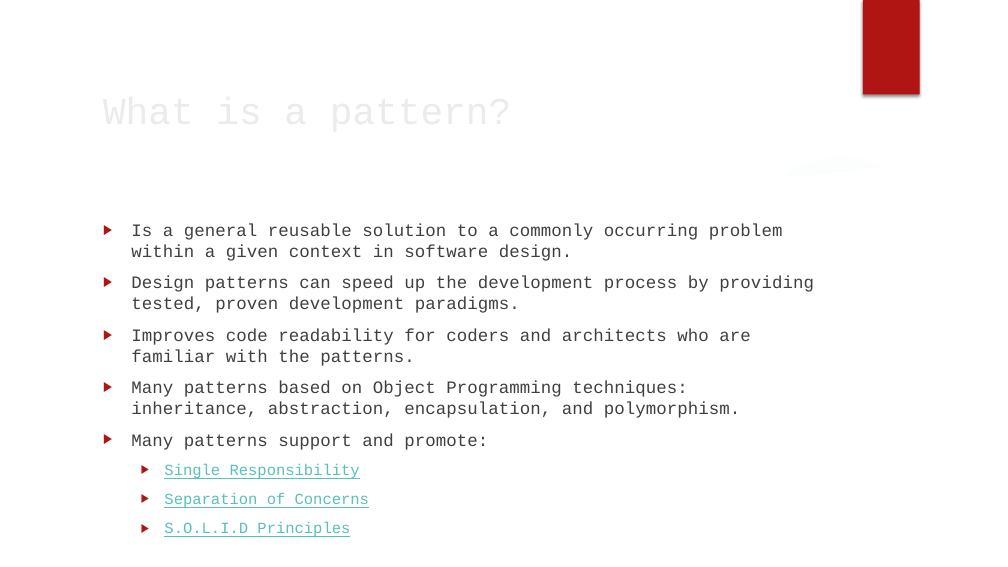
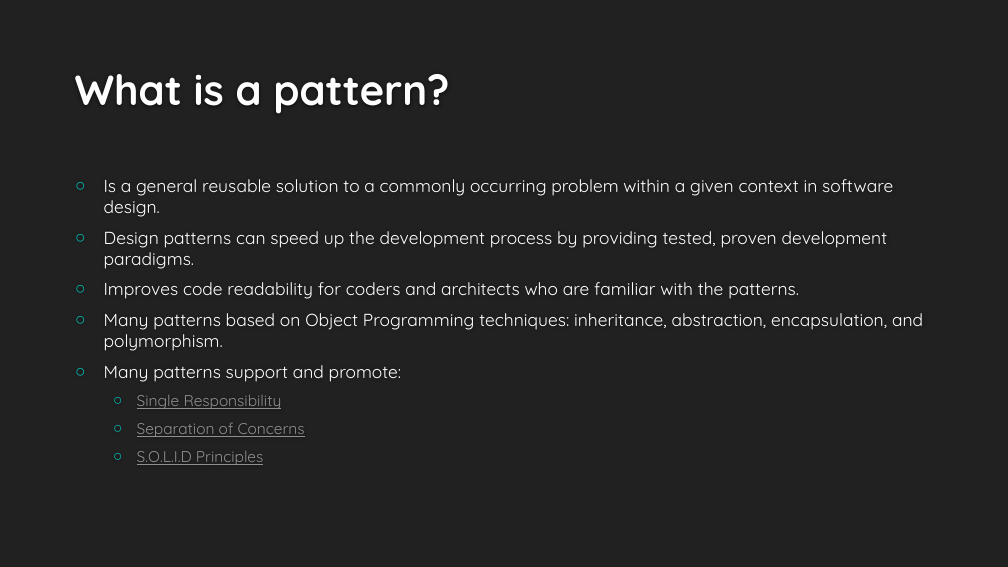
Before and after one commit to buildmotion/better-business-logic-with-typescript, a slide deck: slide 6 of Presentation/Better Business Logic with Typescript.pptx (slide 5 before the commit). Drawn at 1008x567 pixels with LibreOffice and Linux fonts; fonts in the diff are those of the drawing; background and template pictures are left out. Boxes give left, top, right and bottom in pixels: in the first picture for what was removed or moved away, otherwise in the second. Text is boxed around its words. In the diff, an @@ line names an element or a change of style, - is before the commit and + after.

```diff
--- a/Presentation/Better Business Logic with Typescript.pptx
+++ b/Presentation/Better Business Logic with Typescript.pptx
@@ background picture (left out) to #212121 @@
@@ group removed at [0, 0, 1008, 567]: 3 ellipses, 3 freeform shapes @@
@@ rectangle removed at [863, 0, 920, 95] @@
@@ title "What is a pattern?": place and size @@
-title "What is a pattern?" at [131, 224, 173, 236]
+title "What is a pattern?" at [75, 74, 449, 114]
@@ title "What is a pattern?" at [75, 74, 449, 114]: size 36 to 40 pt, font Courier New to Quicksand, text colour #EBEBEB to #FEFEFE, bold on; vertical alignment middle to bottom @@
@@ text "Is a general reusable solution ...": place and size @@
-text "Is a general reusable solution ..." at [131, 224, 813, 537]
+text "Is a general reusable solution ..." at [104, 179, 923, 465]
@@ text "Is a general reusable solution ..." at [104, 179, 923, 465]: font Courier New to Quicksand; text colour #404040 to #FFFFFF in "Is a general reusable solution to a ...", "Design patterns can speed up the development ...", "Improves code readability for coders and architects ...", "Many patterns based on Object Programming techniques: ..." and 1 more places; text colour #58C1BA to #8F8F8F in "Single Responsibility", "Separation of Concerns", "S.O.L.I.D Principles"; bullet ▶ to ○; bullet colour #B01513 to #00C6BB; less space between paragraphs; vertical alignment top to middle @@
```
Also in this commit, not shown: 10 other slides changed, 1 slide added.
